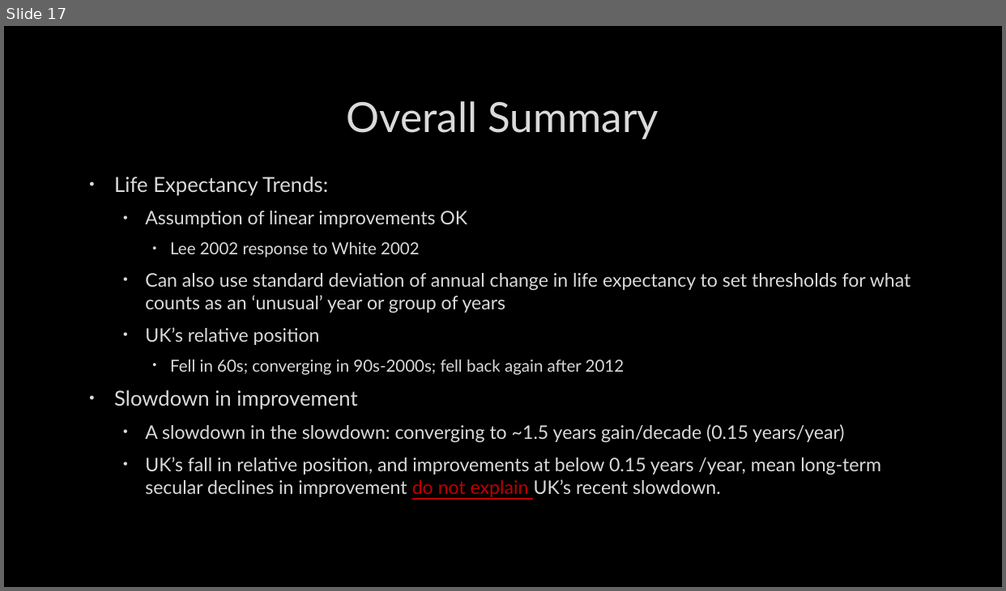
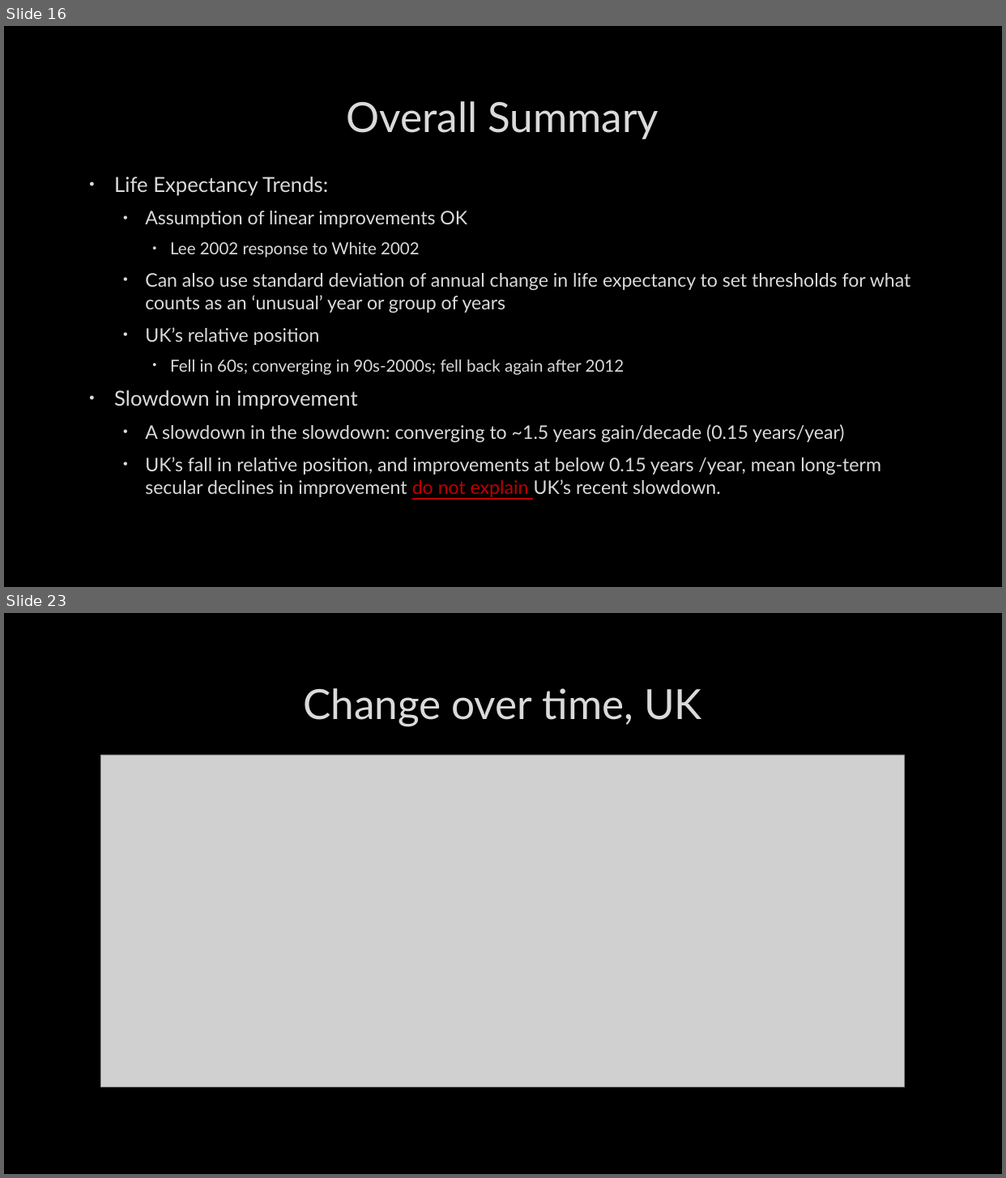
Before and after one commit to JonMinton/life_expectancy_limits, a slide deck: presentation/UK’s recent life expectancy slowdown.pptx. Shown one above the other, each under a label of ours: slide 17 before the commit, slides 16 and 23 after it; the slides between them are not shown. The pictures are 1006x591 and 1006x1178 pixels, drawn with LibreOffice and Linux fonts; fonts in the diff are those of the drawing; grey boxes stand for pictures; background and template pictures are left out. Boxes give left, top, right and bottom in pixels: in the first picture for what was removed or moved away, otherwise in the second. Text is boxed around its words. In the diff, an @@ line names an element or a change of style, - is before the commit and + after.

Commit message:
amend figures; add figures to presentation

```diff
--- a/presentation/UK’s recent life expectancy slowdown.pptx
+++ b/presentation/UK’s recent life expectancy slowdown.pptx
@@ slide 23 added at [4,613,1002,1174], background picture (left out) @@
@@ title added at [303,688,702,726], 40 pt, text #DADADA @@
+Change over time, UK
@@ picture added at [101,755,905,1087] @@
@@ what was slide 17 is now slide 16 @@
```
Also in this commit, not shown: 7 slides changed, 7 other slides added, 1 slide removed, 9 other files.
